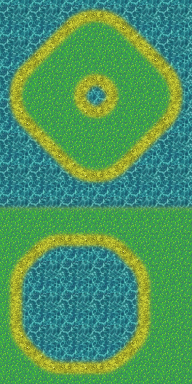
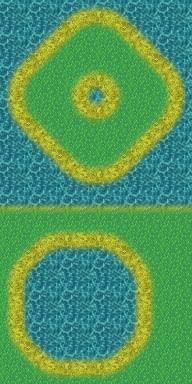
Two versions of the same layered image (192 × 384). Layer-by-layer changes:
painted on "Слой #2", masked it over box(0, 1, 192, 369)
painted on "Слой #1", masked it over box(0, 15, 192, 383)
